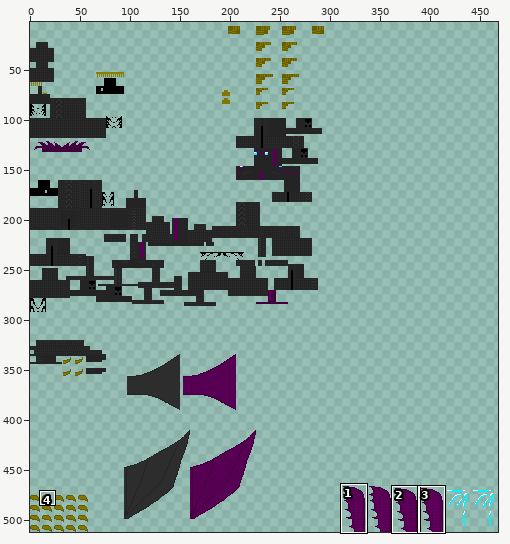
One commit to this sprite sheet: src/test/resources/NKevinVI_young.png. Above, an overview of the earlier version with the close-up marked.
Close-up. Before the commit:
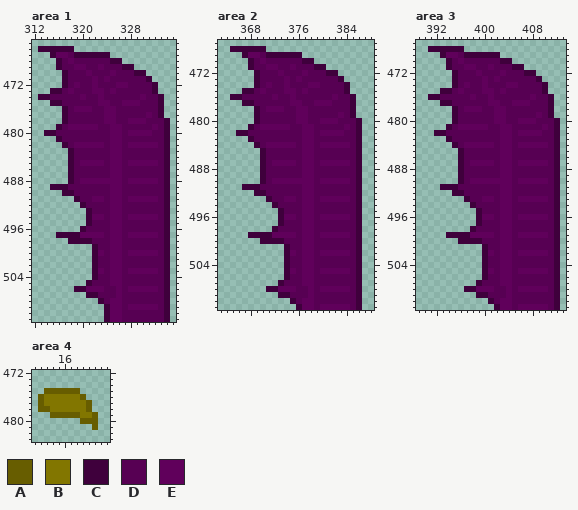
The file is 512x512 pixels. Colours within 5 levels of each other are drawn and written as one. Shown: area 1: x 312..335, y 465..511; area 2: x 363..388, y 467..511; area 3: x 389..413, y 467..511; area 4: x 11..23, y 472..483. The wide view leaves out empty margins. The commit also changed other parts of the picture, which this record leaves out.
Palette (. is transparent): A #675d00  B #827600  C #3f003c  D #570053  E #60005b
After the commit:
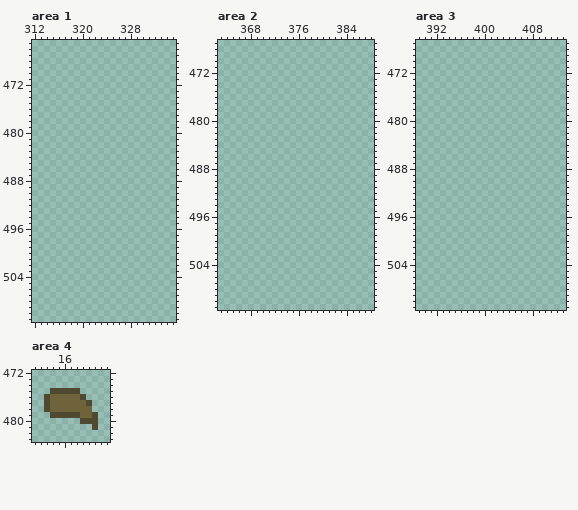
From old to new:
@@ palette @@
-A #675d00
+A #4f4932
-B #827600
+B #6f633b
--- area 1
@@ x 312..335 @@
 465 ........................
-466 .CCCCCC.................
-467 ...CEEDCCCCCC...........
-468 ....CDEDDDDDDCC.........
-469 ....CDDEEDDEDDDCC.......
-470 .....CDDDEDDDEDDDCC.....
-471 .....CDDDDEDEDDDDDDC....
-472 .....CDEDDEDDDEEDDDDC...
-473 ...CCDEDDDEEDEDDDDDDC...
-474 .CCDDDDDEDDEDDDDDDEDDC..
-475 ...CCDDDDDDEEDDEEEDDDC..
-476 .....CDEEEDDEEDDDDDDDC..
-477 .....CDDDDDDEEDDDDDEDC..
-478 .....CDDDDDDEEDDEEEDDDC.
-479 ....CDEEEEEDDEEDDDDDEDC.
-480 ..CCDDDDDDDDDEEDEEEEDDC.
-481 ....CDDDDDDDDEEDDDDDDDC.
-482 .....CDEEEEEDEEDEEEEEDC.
-483 ......CDDDDDDEEDDDDDDDC.
-484 ......CDDDDDDEEDDDDDDDC.
-485 ......CDEEEEDEEDEEEEEDC.
-486 ......CDDDDDDEEDDDDDDDC.
-487 ......CDDDDDDEEDDDDDDDC.
-488 ......CDEEEEEEEDEEEEEDC.
-489 ...CCCDDDDDDDEEDDDDDDDC.
-490 .....CCDDDDDDEEDDDDDDDC.
-491 .......CDDEEDEEDEEEEEDC.
-492 ........CDDDDEEDDDDDDDC.
-493 .........CDDDEEDDDDDDDC.
-494 .........CEEDEEDEEEEEDC.
-495 .........CDDDEEDDDDDDDC.
-496 ........CDDDDEEDDDDDDDC.
-497 ....CCCCEEEEDEEDEEEEEDC.
-498 ......CCCCDDDEEDDDDDDDC.
-499 ..........CDDEEDDDDDDDC.
-500 ..........CEDEEDEEEEEDC.
-501 ..........CDDEEDDDDDDDC.
-502 ..........CDDEEDDDDDDDC.
-503 ..........CEDEEDEEEEEDC.
-504 ..........CDDEEDDDDDDDC.
-505 .........CDDDEEDDDDDDDC.
-506 .......CCEEEDDEDEEEEEDC.
-507 .........CCDDDEDDDDDDDC.
-508 ...........CDEEDDDDDDDC.
-509 ............CEEDEEEEEDC.
-510 ............CEEDDDDDDDC.
-511 ............CEEDDDDDDDC.
+466 ........................
+467 ........................
+468 ........................
+469 ........................
+470 ........................
+471 ........................
+472 ........................
+473 ........................
+474 ........................
+475 ........................
+476 ........................
+477 ........................
+478 ........................
+479 ........................
+480 ........................
+481 ........................
+482 ........................
+483 ........................
+484 ........................
+485 ........................
+486 ........................
+487 ........................
+488 ........................
+489 ........................
+490 ........................
+491 ........................
+492 ........................
+493 ........................
+494 ........................
+495 ........................
+496 ........................
+497 ........................
+498 ........................
+499 ........................
+500 ........................
+501 ........................
+502 ........................
+503 ........................
+504 ........................
+505 ........................
+506 ........................
+507 ........................
+508 ........................
+509 ........................
+510 ........................
+511 ........................
--- area 2
@@ x 363..388 @@
 467 ..........................
-468 ..CCCCCC..................
-469 ....CEEDCCCCCC............
-470 .....CDEDDDDDDCC..........
-471 .....CDDEEDDEDDDCC........
-472 ......CDDDEDDDEDDDCC......
-473 ......CDDDDEDEDDDDDDC.....
-474 ......CDEDDEDDDEEDDDDC....
-475 ....CCDEDDDEEDEDDDDDDC....
-476 ..CCDDDDDEDDEDDDDDDEDDC...
-477 ....CCDDDDDDEEDDEEEDDDC...
-478 ......CDEEEDDEEDDDDDDDC...
-479 ......CDDDDDDEEDDDDDEDC...
-480 ......CDDDDDDEEDDEEEDDDC..
-481 .....CDEEEEEDDEEDDDDDEDC..
-482 ...CCDDDDDDDDDEEDEEEEDDC..
-483 .....CDDDDDDDDEEDDDDDDDC..
-484 ......CDEEEEEDEEDEEEEEDC..
-485 .......CDDDDDDEEDDDDDDDC..
-486 .......CDDDDDDEEDDDDDDDC..
-487 .......CDEEEEDEEDEEEEEDC..
-488 .......CDDDDDDEEDDDDDDDC..
-489 .......CDDDDDDEEDDDDDDDC..
-490 .......CDEEEEEEEDEEEEEDC..
-491 ....CCCDDDDDDDEEDDDDDDDC..
-492 ......CCDDDDDDEEDDDDDDDC..
-493 ........CDDEEDEEDEEEEEDC..
-494 .........CDDDDEEDDDDDDDC..
-495 ..........CDDDEEDDDDDDDC..
-496 ..........CEEDEEDEEEEEDC..
-497 ..........CDDDEEDDDDDDDC..
-498 .........CDDDDEEDDDDDDDC..
-499 .....CCCCEEEEDEEDEEEEEDC..
-500 .......CCCCDDDEEDDDDDDDC..
-501 ...........CDDEEDDDDDDDC..
-502 ...........CEDEEDEEEEEDC..
-503 ...........CDDEEDDDDDDDC..
-504 ...........CDDEEDDDDDDDC..
-505 ...........CEDEEDEEEEEDC..
-506 ...........CDDEEDDDDDDDC..
-507 ..........CDDDEEDDDDDDDC..
-508 ........CCEEEDDEDEEEEEDC..
-509 ..........CCDDDEDDDDDDDC..
-510 ............CDEEDDDDDDDC..
-511 .............CEEDEEEEEDC..
+468 ..........................
+469 ..........................
+470 ..........................
+471 ..........................
+472 ..........................
+473 ..........................
+474 ..........................
+475 ..........................
+476 ..........................
+477 ..........................
+478 ..........................
+479 ..........................
+480 ..........................
+481 ..........................
+482 ..........................
+483 ..........................
+484 ..........................
+485 ..........................
+486 ..........................
+487 ..........................
+488 ..........................
+489 ..........................
+490 ..........................
+491 ..........................
+492 ..........................
+493 ..........................
+494 ..........................
+495 ..........................
+496 ..........................
+497 ..........................
+498 ..........................
+499 ..........................
+500 ..........................
+501 ..........................
+502 ..........................
+503 ..........................
+504 ..........................
+505 ..........................
+506 ..........................
+507 ..........................
+508 ..........................
+509 ..........................
+510 ..........................
+511 ..........................
--- area 3
@@ x 389..413 @@
 467 .........................
-468 ..CCCCCC.................
-469 ....CEEDCCCCCC...........
-470 .....CDEDDDDDDCC.........
-471 .....CDDEEDDEDDDCC.......
-472 ......CDDDEDDDEDDDCC.....
-473 ......CDDDDEDEDDDDDDC....
-474 ......CDEDDEDDDEEDDDDC...
-475 ....CCDEDDDEEDEDDDDDDC...
-476 ..CCDDDDDEDDEDDDDDDEDDC..
-477 ....CCDDDDDDEEDDEEEDDDC..
-478 ......CDEEEDDEEDDDDDDDC..
-479 ......CDDDDDDEEDDDDDEDC..
-480 ......CDDDDDDEEDDEEEDDDC.
-481 .....CDEEEEEDDEEDDDDDEDC.
-482 ...CCDDDDDDDDDEEDEEEEDDC.
-483 .....CDDDDDDDDEEDDDDDDDC.
-484 ......CDEEEEEDEEDEEEEEDC.
-485 .......CDDDDDDEEDDDDDDDC.
-486 .......CDDDDDDEEDDDDDDDC.
-487 .......CDEEEEDEEDEEEEEDC.
-488 .......CDDDDDDEEDDDDDDDC.
-489 .......CDDDDDDEEDDDDDDDC.
-490 .......CDEEEEEEEDEEEEEDC.
-491 ....CCCDDDDDDDEEDDDDDDDC.
-492 ......CCDDDDDDEEDDDDDDDC.
-493 ........CDDEEDEEDEEEEEDC.
-494 .........CDDDDEEDDDDDDDC.
-495 ..........CDDDEEDDDDDDDC.
-496 ..........CEEDEEDEEEEEDC.
-497 ..........CDDDEEDDDDDDDC.
-498 .........CDDDDEEDDDDDDDC.
-499 .....CCCCEEEEDEEDEEEEEDC.
-500 .......CCCCDDDEEDDDDDDDC.
-501 ...........CDDEEDDDDDDDC.
-502 ...........CEDEEDEEEEEDC.
-503 ...........CDDEEDDDDDDDC.
-504 ...........CDDEEDDDDDDDC.
-505 ...........CEDEEDEEEEEDC.
-506 ...........CDDEEDDDDDDDC.
-507 ..........CDDDEEDDDDDDDC.
-508 ........CCEEEDDEDEEEEEDC.
-509 ..........CCDDDEDDDDDDDC.
-510 ............CDEEDDDDDDDC.
-511 .............CEEDEEEEEDC.
+468 .........................
+469 .........................
+470 .........................
+471 .........................
+472 .........................
+473 .........................
+474 .........................
+475 .........................
+476 .........................
+477 .........................
+478 .........................
+479 .........................
+480 .........................
+481 .........................
+482 .........................
+483 .........................
+484 .........................
+485 .........................
+486 .........................
+487 .........................
+488 .........................
+489 .........................
+490 .........................
+491 .........................
+492 .........................
+493 .........................
+494 .........................
+495 .........................
+496 .........................
+497 .........................
+498 .........................
+499 .........................
+500 .........................
+501 .........................
+502 .........................
+503 .........................
+504 .........................
+505 .........................
+506 .........................
+507 .........................
+508 .........................
+509 .........................
+510 .........................
+511 .........................
--- area 4
@@ x 11..23 @@
 474 .............
-475 ..AAAAAA.....
-476 .ABBBBBBA....
-477 .ABBBBBBBA...
-478 .AABBBBBBA...
+475 ...AAAAA.....
+476 ..ABBBBBA....
+477 ..ABBBBBBA...
+478 ..ABBBBBBB...
 479 ...AAAAABBA..
